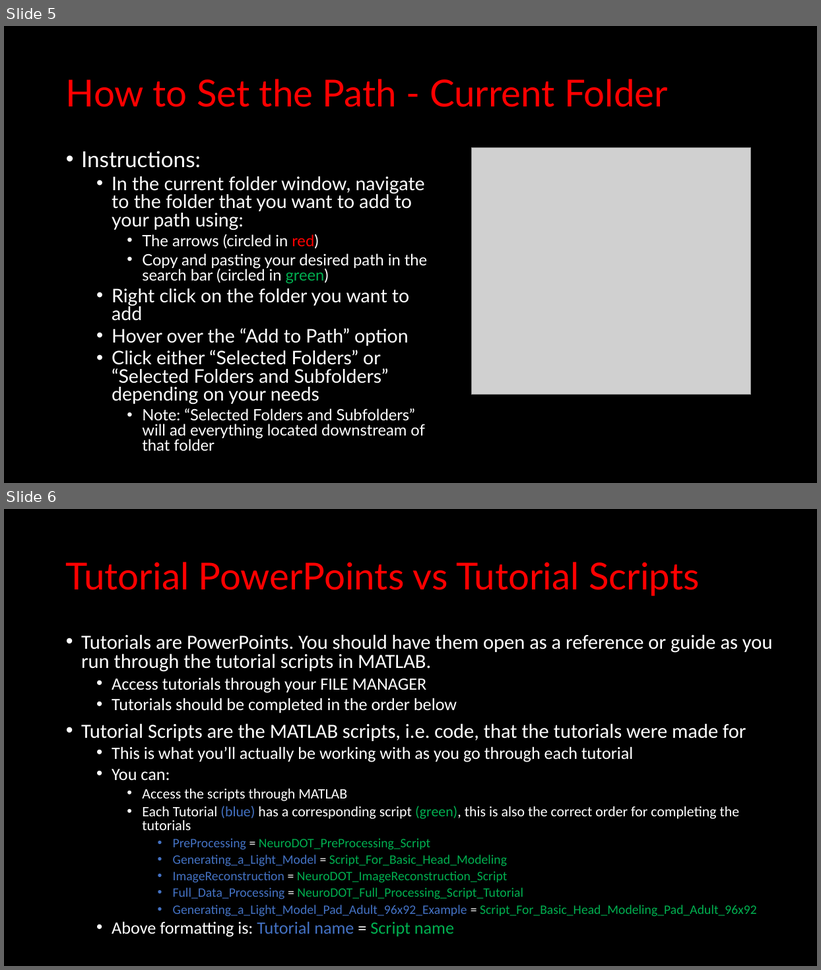
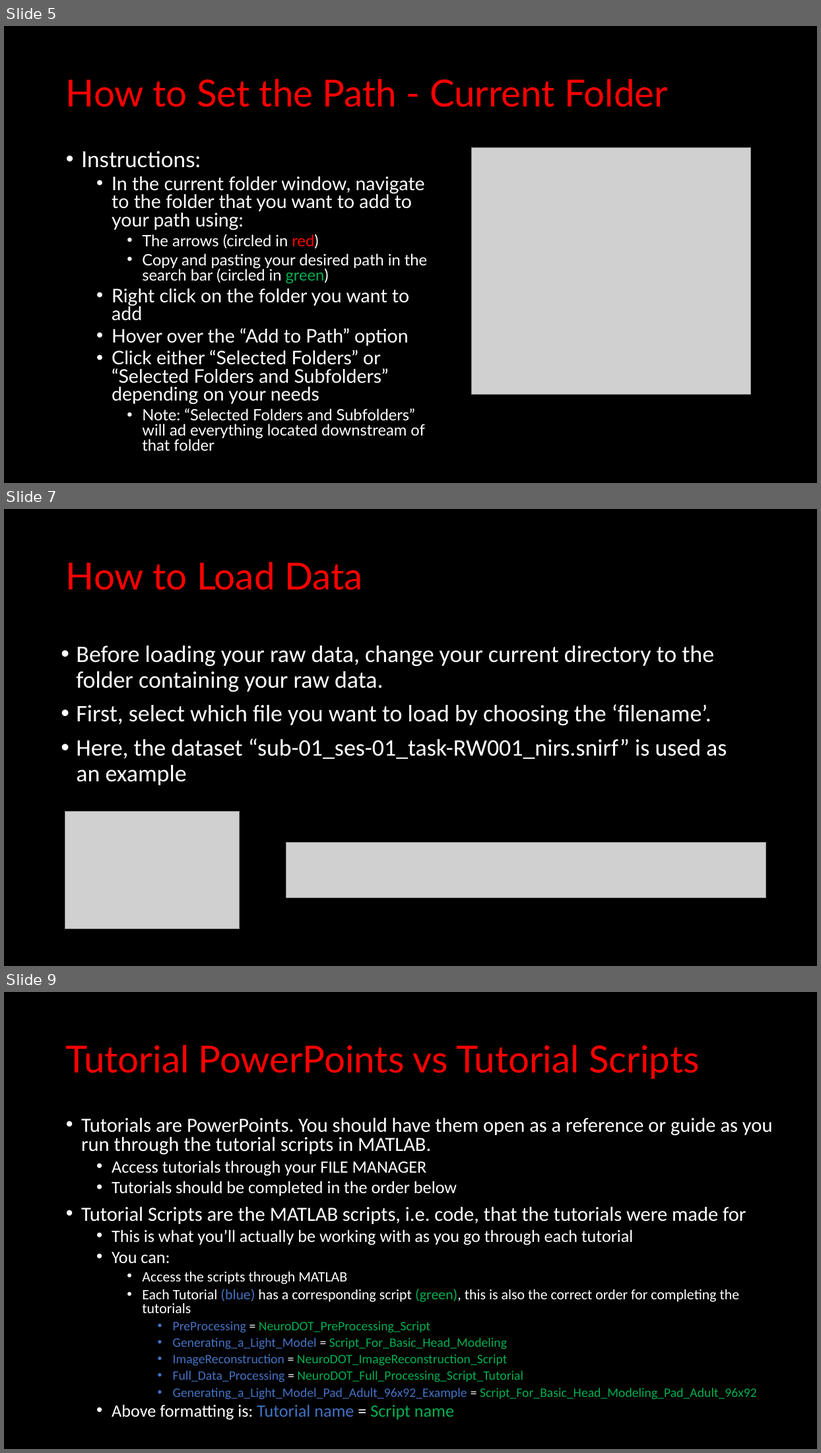
Before and after one commit to WUSTL-ORL/NeuroDOT, a slide deck: Documentation/Tutorials/NeuroDOT_Tutorial_Getting_Started.pptx. Shown one above the other, each under a label of ours: slides 5 and 6 before the commit, slides 5, 7 and 9 after it; the slides between them are not shown. The pictures are 821x970 and 821x1453 pixels, drawn with LibreOffice and Linux fonts; fonts in the diff are those of the drawing; grey boxes stand for pictures. Boxes give left, top, right and bottom in pixels: in the first picture for what was removed or moved away, otherwise in the second. Text is boxed around its words. In the diff, an @@ line names an element or a change of style, - is before the commit and + after.

Commit message:
Update tutorial PowerPoints
Details on how to load .snirf and .nirs raw data formats

```diff
--- a/Documentation/Tutorials/NeuroDOT_Tutorial_Getting_Started.pptx
+++ b/Documentation/Tutorials/NeuroDOT_Tutorial_Getting_Started.pptx
@@ slide 7 added at [4,509,817,966], background #000000 @@
@@ title added at [66,562,362,590], 44 pt, text #FF0000 @@
+How to Load Data
@@ text added at [76,646,727,786], 28 pt, text #FFFFFF @@
+• Before loading your raw data, change your current directory to the folder containing your raw data.
+• First, select which file you want to load by choosing the ‘filename’.
+• Here, the dataset “sub-01_ses-01_task-RW001_nirs.snirf” is used as an example
@@ picture added at [65,811,240,929] @@
@@ picture added at [286,843,766,898] @@
@@ what was slide 6 is now slide 9 @@
```
Also in this commit, not shown: 2 other slides added, 2 other files.
